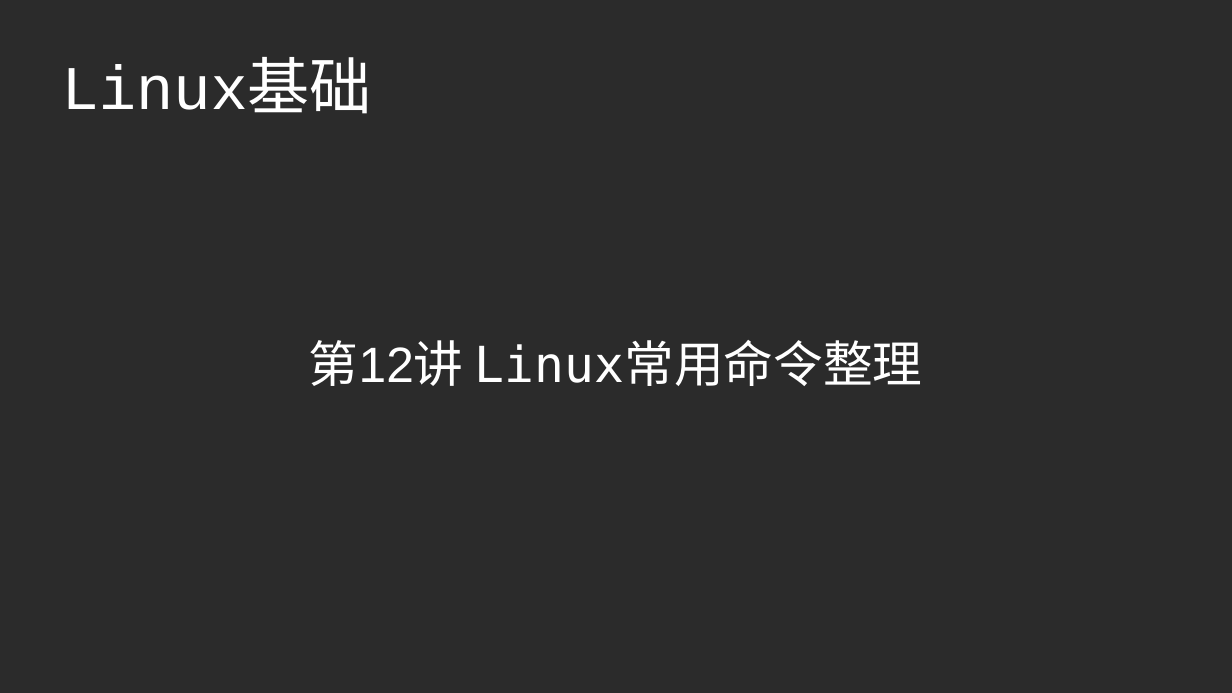
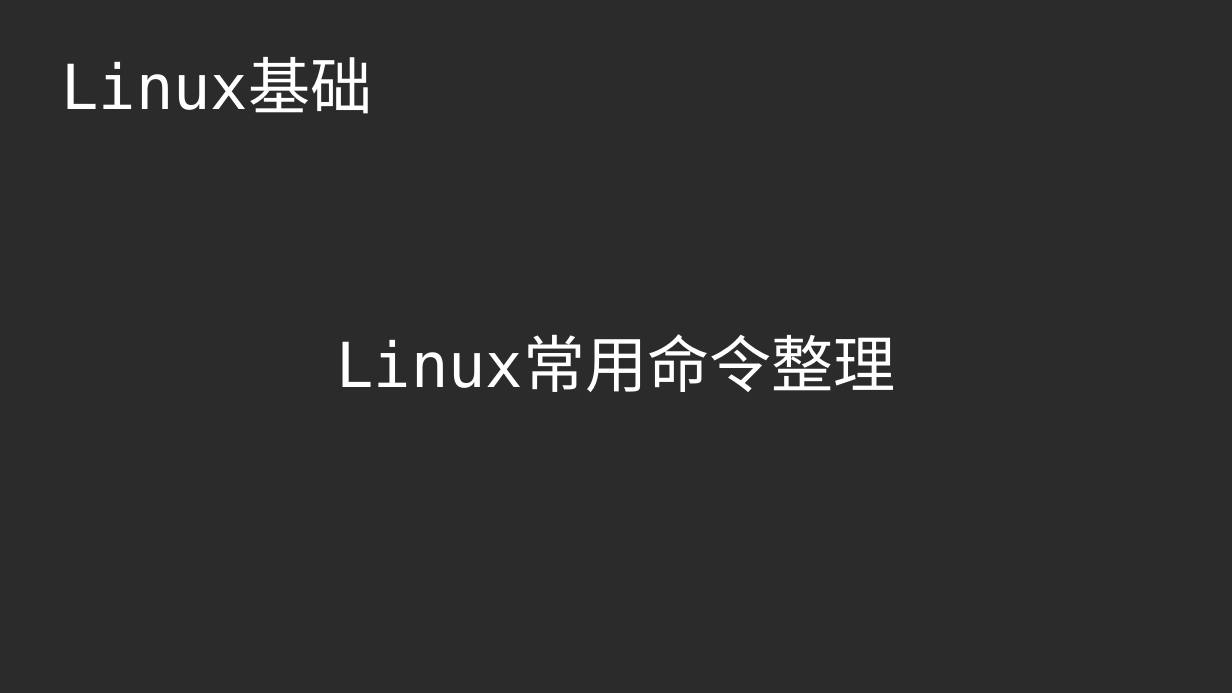
Before and after one commit to master-genius/linux-system, a slide deck: slide 1 of task/ch12-Linux常用命令.odp. Drawn at 1232x693 pixels with LibreOffice and Linux fonts; fonts in the diff are those of the drawing; background and template pictures are left out; a plain dark background stands for a picture behind light text. Boxes give left, top, right and bottom in pixels: in the first picture for what was removed or moved away, otherwise in the second. Text is boxed around its words. In the diff, an @@ line names an element or a change of style, - is before the commit and + after.

```diff
--- a/task/ch12-Linux常用命令.odp
+++ b/task/ch12-Linux常用命令.odp
@@ title "Linux基础" at (62,58,373,114): font Courier New to DejaVu Sans Mono @@
@@ subtitle at (336,337,895,392): text changed; size 32 to 40 pt; font Arial to DejaVu Sans Mono @@
-第12讲 Linux常用命令整理
+Linux常用命令整理
```
Also in this commit, not shown: 10 other slides changed, 6 other files.
